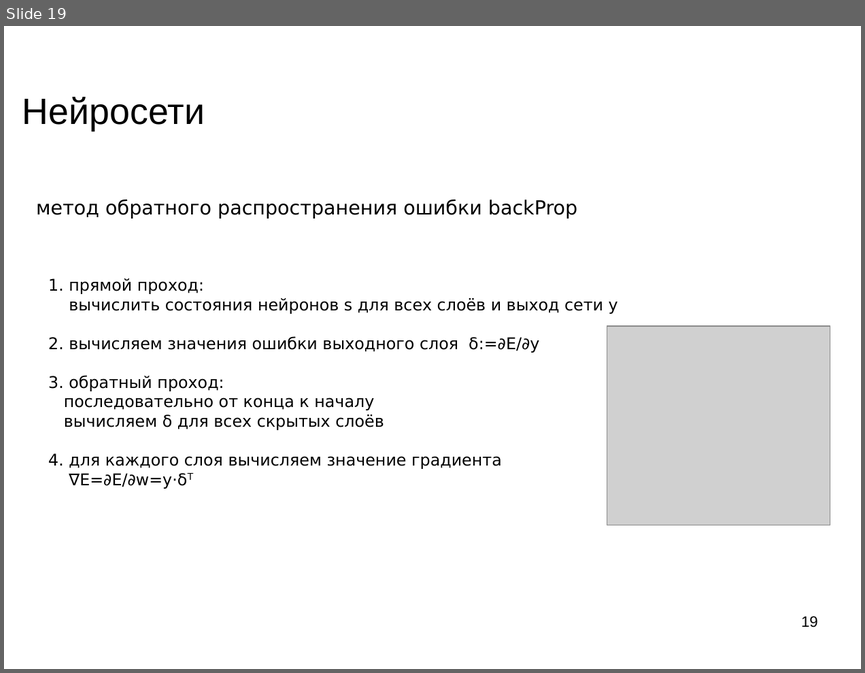
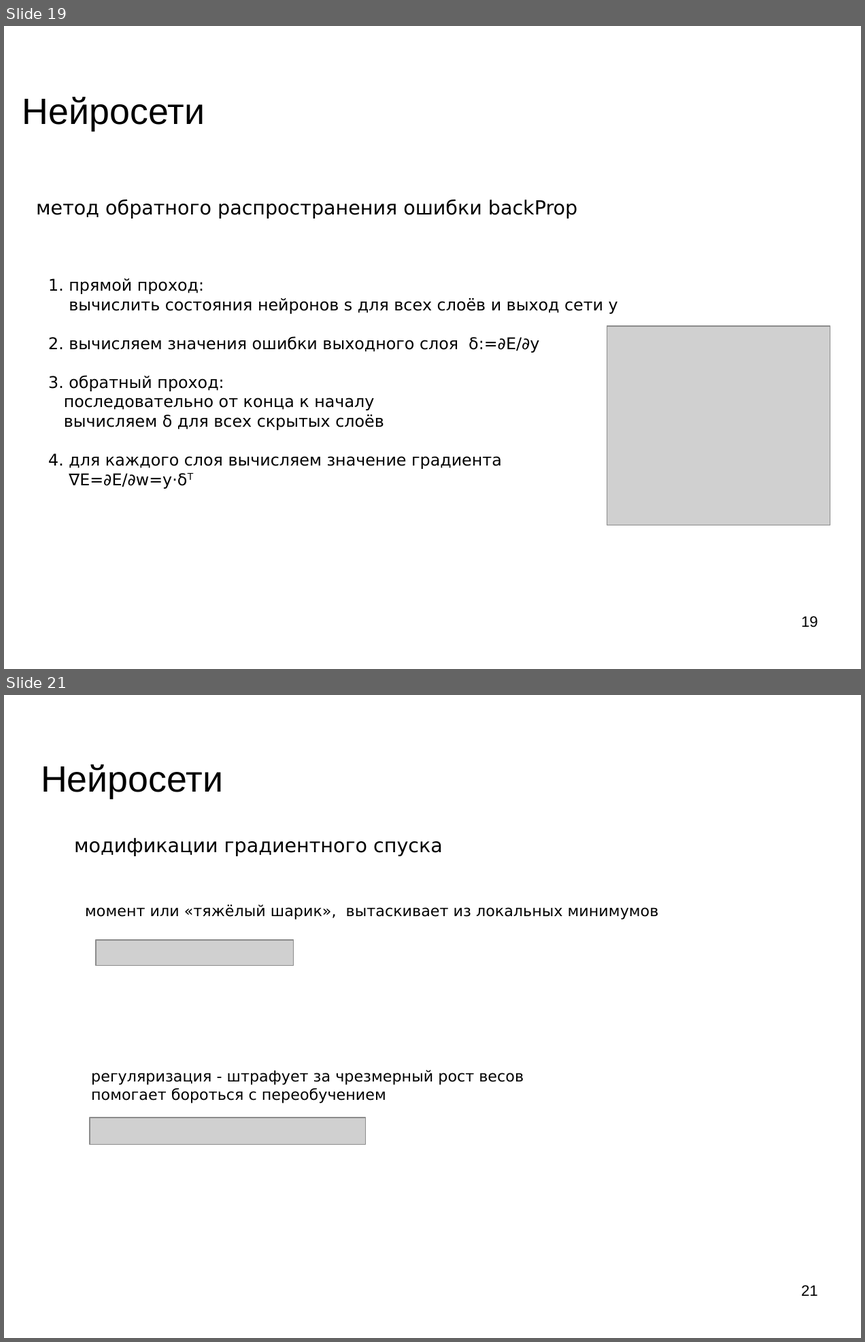
Before and after one commit to mechanoid5/ml_lectorium_legacy, a slide deck: 10-ann.odp. Shown one above the other, each under a label of ours: slide 19 before the commit, slides 19 and 21 after it; the slides between them are not shown. The pictures are 865x673 and 865x1342 pixels, drawn with LibreOffice and Linux fonts; fonts in the diff are those of the drawing; grey boxes stand for pictures; background and template pictures are left out. Boxes give left, top, right and bottom in pixels: in the first picture for what was removed or moved away, otherwise in the second. Text is boxed around its words. In the diff, an @@ line names an element or a change of style, - is before the commit and + after.

```diff
--- a/10-ann.odp
+++ b/10-ann.odp
@@ slide 21 added at (x1=4, y1=695, x2=861, y2=1338), background picture (left out) @@
@@ title added at (x1=41, y1=764, x2=223, y2=798), 33.9 pt, text #000000 @@
+Нейросети
@@ text added at (x1=74, y1=838, x2=443, y2=856), 18 pt, text #000000 @@
+модификации градиентного спуска
@@ text added at (x1=85, y1=904, x2=659, y2=919), 14 pt, text #000000 @@
+момент или «тяжёлый шарик», вытаскивает из локальных минимумов
@@ picture added at (x1=96, y1=940, x2=293, y2=966) @@
@@ text added at (x1=91, y1=1070, x2=524, y2=1103), 14 pt, text #000000 @@
+регуляризация - штрафует за чрезмерный рост весов
+помогает бороться с переобучением
@@ picture added at (x1=90, y1=1117, x2=366, y2=1144) @@
@@ page number added at (x1=801, y1=1285, x2=818, y2=1295), 14 pt, text #000000 @@
+21
```
Also in this commit, not shown: 5 slides changed, 12 other slides added, 1 slide removed.
